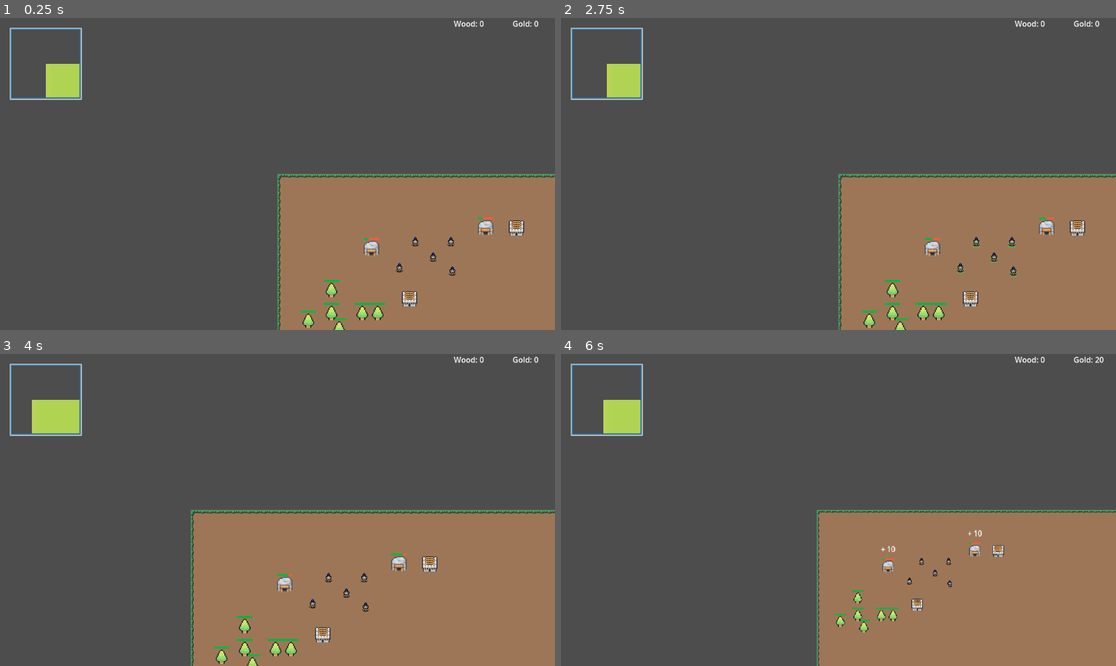
Above: before the commit, frames 1-4 (two rows, left to right).
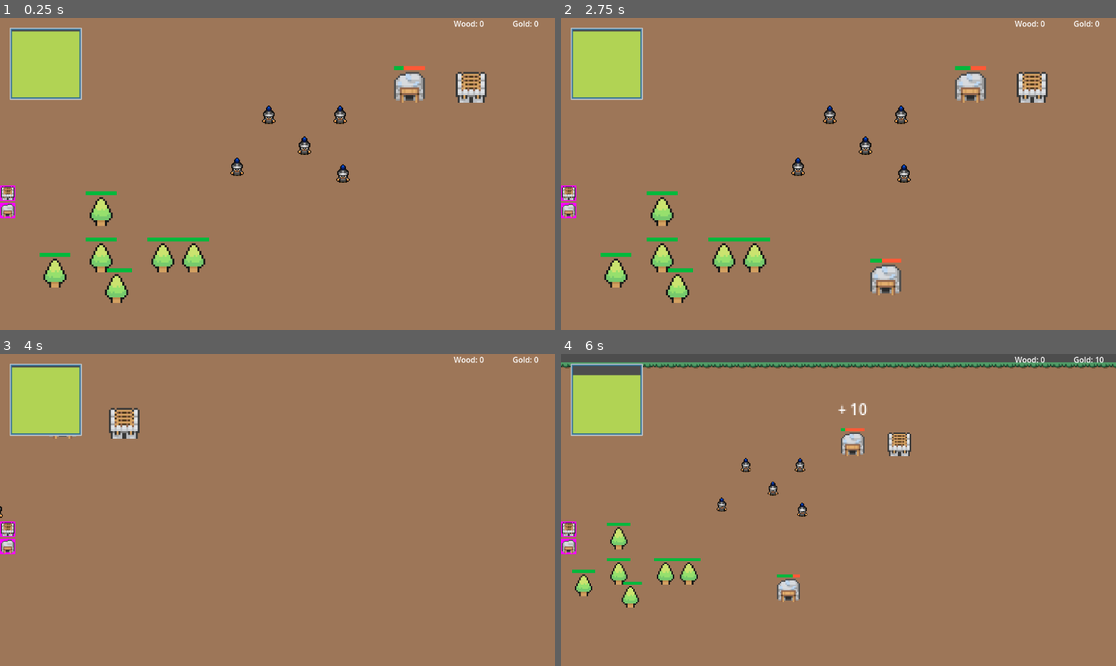
Above: after the commit, the same moments.

Repository: TicTacJoel/RTS-2D
Game: Godot game, scene res://scenes/main/world.tscn
Same seed, same stepped clock (60 frames per second), same inputs: the game is played once before the commit and once after it.
Inputs (mouse positions are in pixels of both pictures, inside the frame that each line leads up to):
- Up to frame 1 (0.25 s): no input
- Up to frame 2 (2.75 s): click (566, 192) at 0.52 s; click (566, 211) at 1.27 s; tap Enter at 2 s; drag from (1077, 230) to (894, 292) at 2.02 s
- Up to frame 3 (4 s): drag from (410, 637) to (310, 659) at 2.77 s; tap Space at 3.5 s; move the mouse to (333, 441) at 3.52 s; press the mouse at (333, 441) at 3.53 s; hold Right (ui_right) from 3.53 s (still down); right-click (333, 441) at 3.8 s
- Up to frame 4 (6 s): release Right (ui_right) at 4.25 s; release the mouse at (894, 441) at 4.25 s; drag from (810, 572) to (788, 650) at 4.27 s; tap Enter at 5 s; move the mouse to (1005, 556) at 5.02 s; hold Left (ui_left) 5.03-5.75 s; hold Right mouse button (RightClick) 5.03-5.75 s; tap Mouse wheel down (WheelDown) at 5.1 s; click (1005, 556) at 5.17 s; drag from (672, 463) to (877, 616) at 5.77 s

The runs differ from the first frame. In frame 1, 75% of the frame differs, in the area x 0-100%, y 0-100%; in frame 2, 76%; in frame 3, 68%; in frame 4, 70%.

Commit message:
add building menu

Diff:
--- a/globals/GameData.gd
+++ b/globals/GameData.gd
@@ -2,20 +2,21 @@
 
 enum RACE {
 	Human,
-	Orc
+	Orc,
+	Undead
 }
 
 var building_data = {
-	"GoldMine": {
+	"gold_mine": {
 		"hp": 100,
 		"race": RACE.Human,
-		"cost": 100,
+		"cost": 0,
 		"description": "Gold mine to mine gold in."
 	},
-	"Barracks": {
+	"barracks": {
 		"hp": 100,
 		"race": RACE.Human,
-		"cost": 200,
+		"cost": 0,
 		"description": "Barracks to train soldiers."
 	},
 }
--- a/globals/Global.gd
+++ b/globals/Global.gd
@@ -7,6 +7,11 @@
 
 var minimap_zoom_factor = 3
 
+const COLORS = {
+	"red": "bf001e",
+	"green": "adff4545"
+}
+
 #func spawnUnit():
 	#var spawnUnit = spawn.instantiate()
 	#add_child(spawnUnit)
--- a/menus/ingame/spawn_menu.tscn
+++ b/menus/ingame/spawn_menu.tscn
@@ -11,27 +11,35 @@
 visible = false
 script = ExtResource("1_xyuus")
 
-[node name="Panel" type="Panel" parent="."]
+[node name="HUD" type="Control" parent="."]
+layout_mode = 3
+anchors_preset = 0
+offset_right = 40.0
+offset_bottom = 40.0
+mouse_filter = 2
+
+[node name="Panel" type="Panel" parent="HUD"]
+layout_mode = 1
 anchors_preset = 7
 anchor_left = 0.5
 anchor_top = 1.0
 anchor_right = 0.5
 anchor_bottom = 1.0
-offset_left = -265.0
-offset_top = -144.0
-offset_right = 265.0
-offset_bottom = -18.0
+offset_left = 291.0
+offset_top = 464.0
+offset_right = 821.0
+offset_bottom = 590.0
 grow_horizontal = 2
 grow_vertical = 0
 
-[node name="Label" type="Label" parent="."]
+[node name="Label" type="Label" parent="HUD"]
 offset_left = 325.0
 offset_top = 518.0
 offset_right = 393.0
 offset_bottom = 541.0
 text = "Barracks"
 
-[node name="ConfirmBtn" type="Button" parent="."]
+[node name="ConfirmBtn" type="Button" parent="HUD"]
 offset_left = 327.0
 offset_top = 547.0
 offset_right = 425.0
@@ -39,12 +47,12 @@
 text = "Soldier"
 icon = SubResource("AtlasTexture_80obs")
 
-[node name="CancelBtn" type="Button" parent="."]
+[node name="CancelBtn" type="Button" parent="HUD"]
 offset_left = 813.0
 offset_top = 511.0
 offset_right = 831.0
 offset_bottom = 542.0
 text = "X"
 
-[connection signal="pressed" from="ConfirmBtn" to="." method="_on_confirm_btn_pressed"]
-[connection signal="pressed" from="CancelBtn" to="." method="_on_cancel_btn_pressed"]
+[connection signal="pressed" from="HUD/ConfirmBtn" to="." method="_on_confirm_btn_pressed"]
+[connection signal="pressed" from="HUD/CancelBtn" to="." method="_on_cancel_btn_pressed"]
--- a/project.godot
+++ b/project.godot
@@ -24,6 +24,7 @@
 
 unit=""
 building=""
+build_buttons=""
 
 [input]
 
--- a/scenes/buildings/barracks.gd
+++ b/scenes/buildings/barracks.gd
@@ -8,6 +8,10 @@
 
 var mouseEntered = false
 var selected = false
+
+# Building
+var type
+var build = false
 
 signal update_location
 signal destroyed
--- a/scenes/buildings/barracks.tscn
+++ b/scenes/buildings/barracks.tscn
@@ -33,7 +33,7 @@
 mouse_filter = 1
 theme_override_styles/panel = SubResource("StyleBoxFlat_6qe6h")
 
-[node name="Barracks" type="Sprite2D" parent="."]
+[node name="Sprite2D" type="Sprite2D" parent="."]
 position = Vector2(0, -16)
 scale = Vector2(2, 2)
 texture = ExtResource("1_dd4aj")
--- a/scenes/buildings/gold_mine.gd
+++ b/scenes/buildings/gold_mine.gd
@@ -8,6 +8,10 @@
 var total_time = 50
 var current_time
 var gold_increase: int = 10
+
+# Building
+var type
+var build = false
 
 signal update_location
 signal destroyed
--- a/scenes/main/world.gd
+++ b/scenes/main/world.gd
@@ -16,6 +16,22 @@
 #------------------------------------------------------------------------------|
 func _ready() -> void:
 	get_units()
+	current_gold = Global.Gold
+	for i in get_tree().get_nodes_in_group("build_buttons"):
+		i.pressed.connect(initiate_build_mode.bind(i.name))
+
+#------------------------------------------------------------------------------|
+func _process(delta: float) -> void:
+	if build_mode:
+		update_building_preview()
+
+#------------------------------------------------------------------------------|
+func _unhandled_input(event: InputEvent) -> void:
+	if event.is_action_released("RightClick") and build_mode == true:
+		cancel_build_mode()
+	if event.is_action_released("LeftClick") and build_mode == true:
+		verify_and_build()
+		cancel_build_mode()
 
 #------------------------------------------------------------------------------|
 func get_units() -> void:
@@ -54,46 +70,40 @@
 		cancel_build_mode()
 	build_type = building_type
 	build_mode = true
-	# TODO: create function
-	#get_node("UI").set_building_preview(build_type, get_global_mouse_position())
+	ui.set_building_preview(build_type, get_global_mouse_position())
 
 #------------------------------------------------------------------------------|
-func update_tower_preview():
+func update_building_preview():
 	var mouse_position = get_global_mouse_position()
-	var current_tile = map_node.get_node("TowerExclusion").local_to_map(mouse_position)
-	var tile_position = map_node.get_node("TowerExclusion").map_to_local(current_tile)
+	var current_tile = map_node.get_node("BuildingExclusion").local_to_map(mouse_position)
+	var tile_position = map_node.get_node("BuildingExclusion").map_to_local(current_tile)
 
-	if map_node.get_node("TowerExclusion").get_cell_source_id(0, current_tile) == -1 and current_gold >= GameData.building_data[build_type]["cost"]:
-		# TODO: create function
-		#get_node("UI").update_tower_preview(tile_position, Globals.COLORS.green)
+	if map_node.get_node("BuildingExclusion").get_cell_source_id(current_tile) == -1 and current_gold >= GameData.building_data[build_type]["cost"]:
+		ui.update_building_preview(tile_position, Global.COLORS.green)
 		build_valid = true
 		build_location = tile_position
 		build_tile = current_tile
 	else:
-		# TODO: create function
-		#get_node("UI").update_tower_preview(tile_position, Globals.COLORS.red)
+		ui.update_building_preview(tile_position, Global.COLORS.red)
 		build_valid = false
 
 #------------------------------------------------------------------------------|
 func cancel_build_mode():
 	build_mode = false
 	build_valid = false
-	#get_node("UI/BuildPreview").free()
+	get_node("UI/BuildingPreview").free()
 
 #------------------------------------------------------------------------------|
 func verify_and_build():
 	if  build_valid:
 		if current_gold >= GameData.building_data[build_type]["cost"]:
-			pass
-			#var new_tower = load("res://Scenes/Turrets/" + build_type + ".tscn").instantiate()
-			#new_tower.position = build_location
-			#new_tower.built = true
-			#new_tower.type = build_type
+			var new_tower = load("res://scenes/buildings/" + build_type + ".tscn").instantiate()
+			new_tower.position = build_location
+			new_tower.type = build_type
 			#new_tower.category = GameData.tower_data[build_type]["category"]
-			#map_node.get_node("Turrets").add_child(new_tower, true)
-			#map_node.get_node("TowerExclusion").set_cell(0, build_tile, 5, Vector2(1,0))
-			#current_gold -= GameData.building_data[build_type]["cost"]
-			#money_label.text = str(current_money)
+			map_node.get_node("Buildings").add_child(new_tower, true)
+			map_node.get_node("BuildingExclusion").set_cell(build_tile, 5, Vector2(1,0))
+			Global.Gold -= GameData.building_data[build_type]["cost"]
 
 #------------------------------------------------------------------------------|
 func show_building_info():
--- a/scenes/main/world.tscn
+++ b/scenes/main/world.tscn
@@ -6,8 +6,6 @@
 [ext_resource type="Texture2D" uid="uid://bse3ca77h5goc" path="res://assets/environment/Grass.png" id="2_d6tsr"]
 [ext_resource type="PackedScene" uid="uid://d3b2tcke5u8gr" path="res://scenes/main/map_1.tscn" id="3_q3ddq"]
 [ext_resource type="PackedScene" uid="uid://bu0p4rcdn5fv3" path="res://ui/ui.tscn" id="5_kfj5j"]
-[ext_resource type="PackedScene" uid="uid://7tyfc6rwmd61" path="res://scenes/buildings/barracks.tscn" id="7_6h63t"]
-[ext_resource type="PackedScene" uid="uid://0mo13qfbnj27" path="res://scenes/buildings/gold_mine.tscn" id="8_6yugb"]
 
 [sub_resource type="AtlasTexture" id="AtlasTexture_5c8r3"]
 atlas = ExtResource("2_d6tsr")
@@ -27,36 +25,37 @@
 [node name="Map1" parent="." instance=ExtResource("3_q3ddq")]
 
 [node name="Camera" type="Camera2D" parent="."]
+position = Vector2(295, 202)
+zoom = Vector2(2, 2)
 script = ExtResource("1_nuo4p")
+ZOOM_MIN = 1.0
 
 [node name="Units" type="Node2D" parent="."]
 y_sort_enabled = true
 
 [node name="Unit" parent="Units" instance=ExtResource("2_acy6l")]
 position = Vector2(286, 150)
+collision_layer = 1
+collision_mask = 1
 
 [node name="Unit2" parent="Units" instance=ExtResource("2_acy6l")]
 position = Vector2(360, 150)
+collision_layer = 1
+collision_mask = 1
 
 [node name="Unit3" parent="Units" instance=ExtResource("2_acy6l")]
 position = Vector2(323, 182)
+collision_layer = 1
+collision_mask = 1
 
 [node name="Unit4" parent="Units" instance=ExtResource("2_acy6l")]
 position = Vector2(253, 204)
+collision_layer = 1
+collision_mask = 1
 
 [node name="Unit5" parent="Units" instance=ExtResource("2_acy6l")]
 position = Vector2(363, 211)
-
-[node name="Objects" type="Node2D" parent="."]
-y_sort_enabled = true
-
-[node name="Buildings" type="Node2D" parent="."]
-y_sort_enabled = true
-
-[node name="Barracks" parent="Buildings" instance=ExtResource("7_6h63t")]
-position = Vector2(274, 275)
-
-[node name="GoldMine" parent="Buildings" instance=ExtResource("8_6yugb")]
-position = Vector2(195, 171)
+collision_layer = 1
+collision_mask = 1
 
 [node name="UI" parent="." instance=ExtResource("5_kfj5j")]
--- a/ui/camera.gd
+++ b/ui/camera.gd
@@ -19,7 +19,7 @@
 var endV = Vector2()
 var isDragging = false
 
-@onready var box = get_node("../UI/Panel")
+@onready var box = get_node("../UI/HUD/Panel")
 
 signal area_selected
 signal start_move_selection
--- a/ui/minimap.tscn
+++ b/ui/minimap.tscn
@@ -27,6 +27,7 @@
 anchor_bottom = 1.0
 grow_horizontal = 2
 grow_vertical = 2
+mouse_filter = 2
 script = ExtResource("1_ah4y4")
 
 [node name="BG" type="Panel" parent="."]
--- a/ui/ui.gd
+++ b/ui/ui.gd
@@ -1,41 +1,38 @@
 extends CanvasLayer
 
-@onready var wood_label: Label = $WoodLabel
-@onready var gold_label: Label = $GoldLabel
+@onready var wood_label: Label = $HUD/WoodLabel
+@onready var gold_label: Label = $HUD/GoldLabel
 
+##-----------------------------------------------------------------------------/
 func _process(_delta: float) -> void:
 	wood_label.text = "Wood: " + str(Global.Wood)
 	gold_label.text = "Gold: " + str(Global.Gold)
 
 ##-----------------------------------------------------------------------------/
-func set_tower_preview(tower_type, mouse_position) -> void:
-	pass
-	# TODO: some changes
-	#var drag_tower = load("res://Scenes/Turrets/" + tower_type + ".tscn").instantiate()
-	#drag_tower.set_name("DragTower")
-	#drag_tower.modulate = Color("ad54ff3c")
-#
-	#var range_texture = Sprite2D.new()
-	#range_texture.position = Vector2(0, 0)
-	#var scaling = GameData.tower_data[tower_type]["range"] / 600.0
-	#range_texture.scale = Vector2(scaling, scaling)
-	#var texture = load("res://Assets/UI/range_overlay.png")
-	#range_texture.texture = texture
-	#range_texture.modulate = Color("ad54ff3c")
-#
-	#var control = Control.new()
-	#control.add_child(drag_tower, true)
-	#control.add_child(range_texture, true)
-	#control.position = mouse_position
-	#control.set_name("TowerPreview")
-	#add_child(control, true)
-	#move_child(get_node("TowerPreview"), 0)
+func set_building_preview(building_type, mouse_position) -> void:
+	print("building type: ", building_type)
+	var drag_tower = load("res://scenes/buildings/" + building_type + ".tscn").instantiate()
+	drag_tower.set_name("DragBuilding")
+	drag_tower.modulate = Global.COLORS.green
+
+	var control = Control.new()
+	control.add_child(drag_tower, true)
+	control.position = mouse_position
+	control.set_name("BuildingPreview")
+	add_child(control, true)
+	move_child(get_node("BuildingPreview"), 0)
 
 ##-----------------------------------------------------------------------------/
-func update_tower_preview(new_position, color):
-	pass
-	# TODO: some changes
-	#get_node("TowerPreview").position = new_position
-	#if get_node("TowerPreview/DragTower").modulate != Color(color):
-		#get_node("TowerPreview/DragTower").modulate = Color(color)
-		#get_node("TowerPreview/Sprite2D").modulate = Color(color)
+func update_building_preview(new_position, color):
+	get_node("BuildingPreview").position = new_position
+	if get_node("BuildingPreview/DragBuilding").modulate != Color(color):
+		get_node("BuildingPreview/DragBuilding").modulate = Color(color)
+		#get_node("BuildingPreview/Sprite2D").modulate = Color(color)
+
+##-----------------------------------------------------------------------------/
+func _on_barracks_mouse_entered() -> void:
+	print("MOUSE ENTERED")
+
+##-----------------------------------------------------------------------------/
+func _on_barracks_mouse_exited() -> void:
+	print("MOUSE EXITED")
--- a/ui/ui.tscn
+++ b/ui/ui.tscn
@@ -1,7 +1,9 @@
-[gd_scene load_steps=4 format=3 uid="uid://bu0p4rcdn5fv3"]
+[gd_scene load_steps=10 format=3 uid="uid://bu0p4rcdn5fv3"]
 
 [ext_resource type="Script" path="res://ui/ui.gd" id="1_mkvnc"]
 [ext_resource type="PackedScene" uid="uid://kkqdyb8c7vg7" path="res://ui/minimap.tscn" id="2_dydyf"]
+[ext_resource type="Texture2D" uid="uid://dv430qpoqgm1i" path="res://assets/buildings/Barracks.png" id="3_lmo4f"]
+[ext_resource type="Texture2D" uid="uid://ydfk4co3rxkg" path="res://assets/buildings/Resources.png" id="4_wa78u"]
 
 [sub_resource type="StyleBoxFlat" id="StyleBoxFlat_8sg6c"]
 bg_color = Color(0, 0, 0, 0.207843)
@@ -15,23 +17,107 @@
 corner_radius_bottom_right = 2
 corner_radius_bottom_left = 2
 
+[sub_resource type="PlaceholderTexture2D" id="PlaceholderTexture2D_nfex2"]
+size = Vector2(32, 32)
+
+[sub_resource type="AtlasTexture" id="AtlasTexture_djss6"]
+atlas = ExtResource("3_lmo4f")
+region = Rect2(0, 0, 16, 16)
+
+[sub_resource type="PlaceholderTexture2D" id="PlaceholderTexture2D_qjrbp"]
+size = Vector2(32, 32)
+
+[sub_resource type="AtlasTexture" id="AtlasTexture_i5axg"]
+atlas = ExtResource("4_wa78u")
+region = Rect2(16, 48, 16, 16)
+
 [node name="UI" type="CanvasLayer"]
 script = ExtResource("1_mkvnc")
 
-[node name="Panel" type="Panel" parent="."]
+[node name="HUD" type="Control" parent="."]
+layout_mode = 3
+anchors_preset = 15
+anchor_right = 1.0
+anchor_bottom = 1.0
+grow_horizontal = 2
+grow_vertical = 2
+mouse_filter = 2
+
+[node name="Panel" type="Panel" parent="HUD"]
 visible = false
+layout_mode = 0
 theme_override_styles/panel = SubResource("StyleBoxFlat_8sg6c")
 
-[node name="WoodLabel" type="Label" parent="."]
+[node name="WoodLabel" type="Label" parent="HUD"]
+layout_mode = 0
 offset_left = 942.0
-offset_right = 987.0
+offset_right = 1023.0
 offset_bottom = 23.0
 text = "Wood: 999"
 
-[node name="GoldLabel" type="Label" parent="."]
+[node name="GoldLabel" type="Label" parent="HUD"]
+layout_mode = 0
 offset_left = 1064.0
 offset_right = 1136.0
 offset_bottom = 23.0
 text = "Gold: 999"
 
-[node name="Minimap" parent="." instance=ExtResource("2_dydyf")]
+[node name="Minimap" parent="HUD" instance=ExtResource("2_dydyf")]
+layout_mode = 1
+
+[node name="BuildBar" type="VBoxContainer" parent="HUD"]
+custom_minimum_size = Vector2(0, 300)
+layout_mode = 1
+anchors_preset = 2
+anchor_top = 1.0
+anchor_bottom = 1.0
+offset_top = -300.0
+offset_right = 32.0
+grow_vertical = 0
+
+[node name="barracks" type="TextureButton" parent="HUD/BuildBar" groups=["build_buttons"]]
+layout_mode = 2
+size_flags_horizontal = 4
+size_flags_vertical = 4
+texture_normal = SubResource("PlaceholderTexture2D_nfex2")
+
+[node name="TextureRect" type="TextureRect" parent="HUD/BuildBar/barracks"]
+layout_mode = 1
+anchors_preset = 8
+anchor_left = 0.5
+anchor_top = 0.5
+anchor_right = 0.5
+anchor_bottom = 0.5
+offset_left = -14.0
+offset_top = -14.0
+offset_right = 26.0
+offset_bottom = 26.0
+grow_horizontal = 2
+grow_vertical = 2
+scale = Vector2(0.7, 0.7)
+texture = SubResource("AtlasTexture_djss6")
+
+[node name="gold_mine" type="TextureButton" parent="HUD/BuildBar" groups=["build_buttons"]]
+layout_mode = 2
+size_flags_horizontal = 4
+size_flags_vertical = 4
+texture_normal = SubResource("PlaceholderTexture2D_qjrbp")
+
+[node name="TextureRect" type="TextureRect" parent="HUD/BuildBar/gold_mine"]
+layout_mode = 1
+anchors_preset = 8
+anchor_left = 0.5
+anchor_top = 0.5
+anchor_right = 0.5
+anchor_bottom = 0.5
+offset_left = -14.0
+offset_top = -14.0
+offset_right = 26.0
+offset_bottom = 26.0
+grow_horizontal = 2
+grow_vertical = 2
+scale = Vector2(0.7, 0.7)
+texture = SubResource("AtlasTexture_i5axg")
+
+[connection signal="mouse_entered" from="HUD/BuildBar/barracks" to="." method="_on_barracks_mouse_entered"]
+[connection signal="mouse_exited" from="HUD/BuildBar/barracks" to="." method="_on_barracks_mouse_exited"]
Not shown: 1 places in scenes/main/world.tscn that only renumber resources
